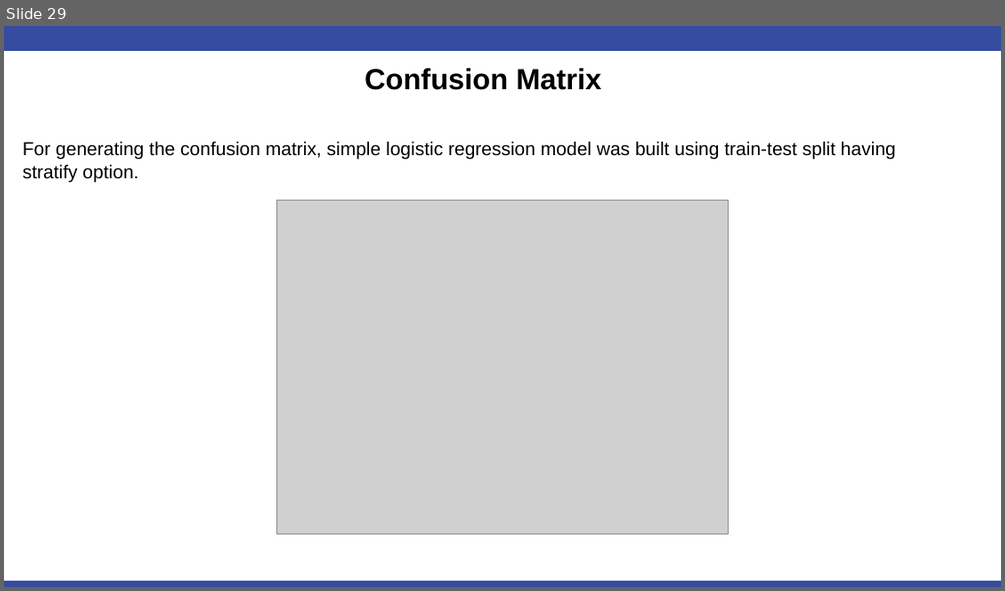
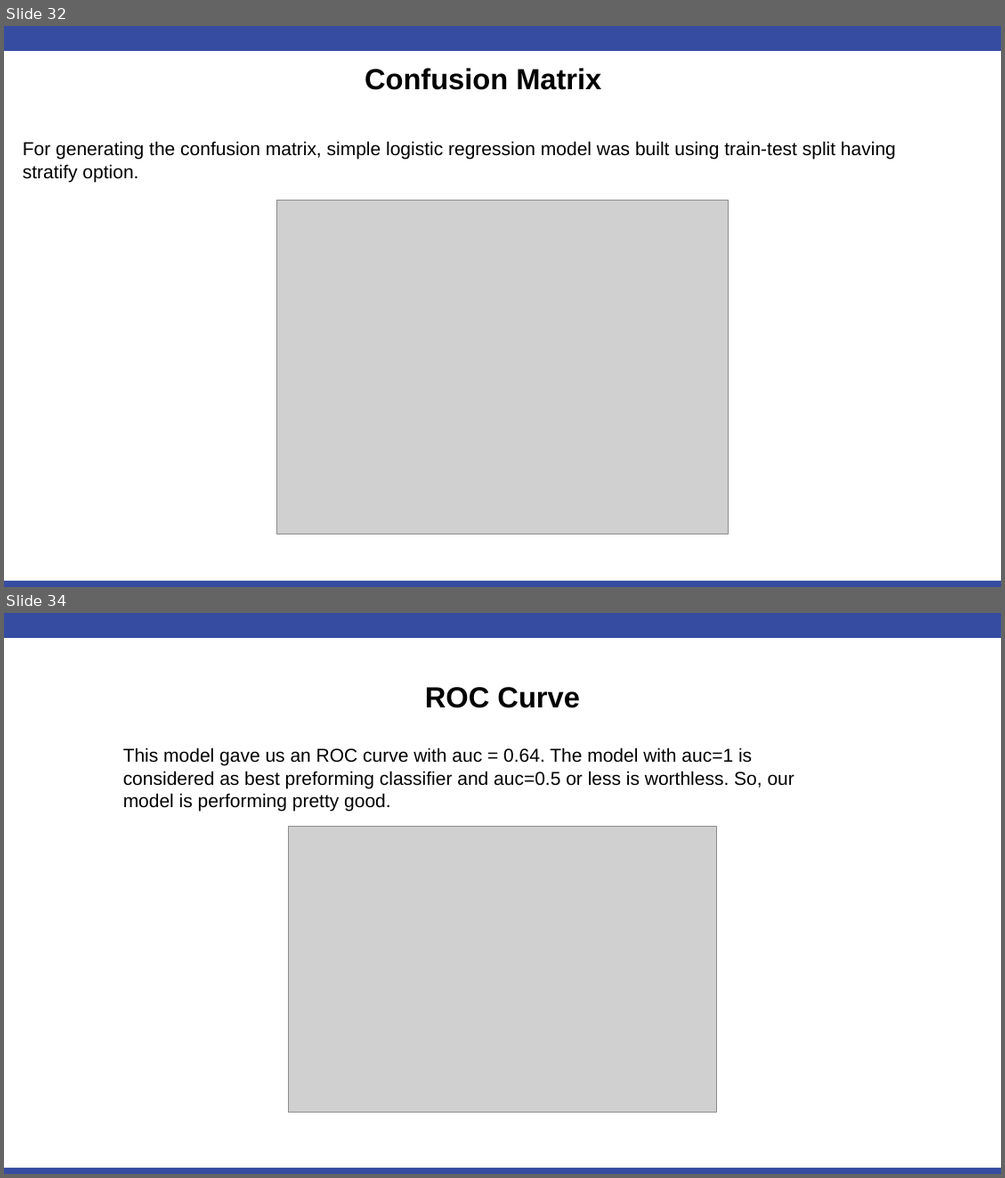
Before and after one commit to RashmiAPatel19/MSDS-7333-Quantifying-the-world, a slide deck: CaseStudy2/DS7333_CaseStudy_2_RPatel_SReddy.pptx. Shown one above the other, each under a label of ours: slide 29 before the commit, slides 32 and 34 after it; the slides between them are not shown. The pictures are 1005x591 and 1005x1178 pixels, drawn with LibreOffice and Linux fonts; fonts in the diff are those of the drawing; grey boxes stand for pictures; background and template pictures are left out. Boxes give left, top, right and bottom in pixels: in the first picture for what was removed or moved away, otherwise in the second. Text is boxed around its words. In the diff, an @@ line names an element or a change of style, - is before the commit and + after.

```diff
--- a/CaseStudy2/DS7333_CaseStudy_2_RPatel_SReddy.pptx
+++ b/CaseStudy2/DS7333_CaseStudy_2_RPatel_SReddy.pptx
@@ slide 34 added at [4, 613, 1001, 1174], background #FFFFFF; not listed: 2 template elements that a slide beside it also shows @@
@@ text added at [425, 687, 580, 708], 28 pt, text #000000, bold @@
+ROC Curve
@@ text added at [123, 747, 794, 811], 18 pt, text #000000 @@
+This model gave us an ROC curve with auc = 0.64. The model with auc=1 is considered as best preforming classifier and auc=0.5 or less is worthless. So, our model is performing pretty good.
@@ picture added at [288, 826, 717, 1111] @@
@@ what was slide 29 is now slide 32 @@
```
Also in this commit, not shown: 1 slide changed, 3 other slides added, 2 slides removed, 1 other file.
